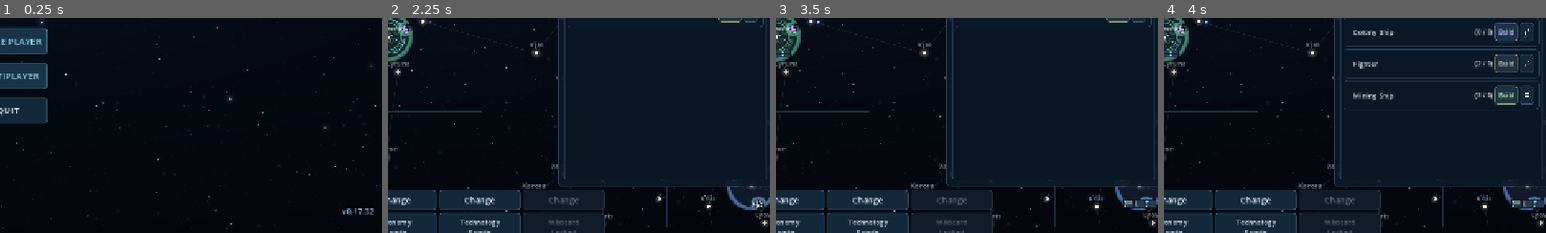
Above: before the commit, frames 1-4 (left to right).
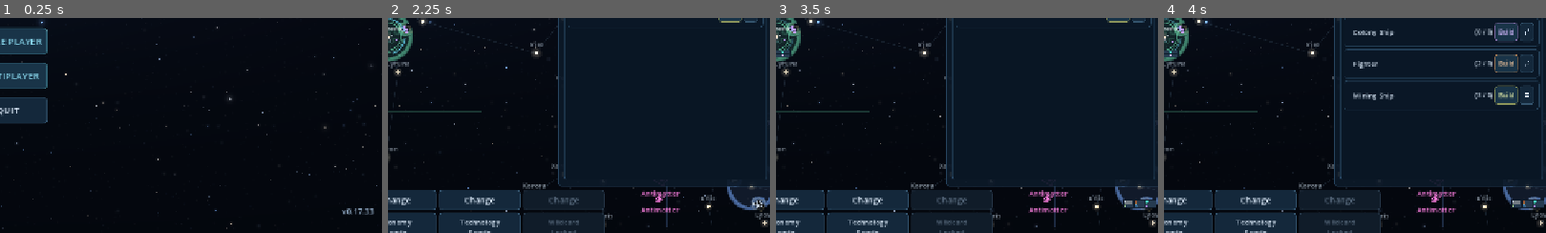
Above: after the commit, the same moments.

Repository: Allumnium/krangblade
Game: Godot game, scene res://scenes/main.tscn
The game is run twice, just before and just after one commit, with the same random seed, the same clock (stepped at 60 frames per second) and the same inputs.
Inputs (mouse positions are % of the whole screen's width and height, from its top left):
- Up to frame 1 (0.25 s): no input
- Up to frame 2 (2.25 s): click "SINGLE PLAYER" at 0.5 s; click (84, 27) at 1.27 s; type "12" at 1.35 s; click "START MATCH" at 2 s
- Up to frame 3 (3.5 s): click "LOGISTICS" at 2.75 s
- Up to frame 4 (4 s): click "Logistics Ship" at 3.5 s
The pictures show only the part of the screen within x 49-99%, y 50-100%; the shares and areas given below are measured in that part.

The runs differ from the first frame. In frame 1, less than 0.1% of the frame differs, in the area x 97-98%, y 89-92%; in frame 2, 0.4%, in the area x 66-77%, y 80-91%; in frame 3, 0.4%; in frame 4, 0.4%.

Commit message:
v0.17.33: Prototype central antimatter extraction

Diff:
--- a/project.godot
+++ b/project.godot
@@ -3,7 +3,7 @@
 
 [application]
 config/name="Warbound"
-config/version="0.17.32"
+config/version="0.17.33"
 run/main_scene="res://scenes/main.tscn"
 config/features=PackedStringArray("4.7", "GL Compatibility")
 config/description="A multiplayer territory-control RTS prototype."
--- a/scripts/economy_rules.gd
+++ b/scripts/economy_rules.gd
@@ -37,6 +37,8 @@
 const START_YEAR: int = 1
 const CARGO_CAPACITY: float = 10.0
 const MINED_RESOURCES = ["Metals", "Crystals"]
+const ANTIMATTER = MAP.ANTIMATTER
+const FIELD_RESOURCES = ["Metals", "Crystals", ANTIMATTER]
 # Provisional per-resource ceilings, independent of unlimited upgrade levels.
 const PLANET_MINING_LIMIT: float = 100.0
 const FIELD_MINING_LIMIT: float = 200.0
@@ -214,7 +216,9 @@
             _survey(state, team, i)
 
 static func mining_policy(state: Dictionary, player: int, index: int) -> Dictionary:
-    return state.get("mining_policies", {}).get(player, {}).get(index, {"enabled": true, "Metals": true, "Crystals": true})
+    var fields: Array = state.get("map", {}).get("fields", [])
+    var special: bool = index >= 0 and index < fields.size() and bool(fields[index].get("antimatter", false))
+    return state.get("mining_policies", {}).get(player, {}).get(index, {"enabled": not special, "Metals": true, "Crystals": true})
 
 static func set_mining_policy(state: Dictionary, player: int, index: int, enabled: bool, metals: bool, crystals: bool) -> bool:
     if not state["teams"].has(player) or index < 0 or index >= (state["map"].get("fields", []) as Array).size() or not discovered(state, player, "fields", index):
@@ -229,6 +233,8 @@
     var policy: Dictionary = mining_policy(state, player, index)
     var resources: Array[String] = []
     if bool(policy["enabled"]):
+        if bool(state["map"]["fields"][index].get("antimatter", false)):
+            return [ANTIMATTER]
         for resource in MINED_RESOURCES:
             if bool(policy[resource]):
                 resources.append(resource)
@@ -239,7 +245,18 @@
     return float(WAREHOUSE_CAPACITIES[clampi(int(p.get("warehouse_level", 0)), 0, 3)])
 
 static func storage_free(p: Dictionary, resource: String) -> float:
-    return maxf(0.0, storage_capacity(p) - float(p["stock"][resource]))
+    return maxf(0.0, storage_capacity(p) - float(p["stock"].get(resource, 0.0)))
+
+static func raw_antimatter_totals(state: Dictionary, player: int) -> Dictionary:
+    var stock: float = 0.0
+    var cargo: float = 0.0
+    for planet in state["planets"]:
+        if int(planet["owner"]) == player:
+            stock += float(planet["stock"].get(ANTIMATTER, 0.0))
+    for ship in state["ships"]:
+        if int(ship["owner"]) == player:
+            cargo += float(ship.get("cargo", {}).get(ANTIMATTER, 0.0))
+    return {"stock": stock, "cargo": cargo}
 
 static func empire_totals(state: Dictionary, player: int) -> Dictionary:
     var stock: Dictionary = empty_stock()
@@ -1051,7 +1068,7 @@
     var total: float = 0.0
     for r in RESOURCES:
         total += float(ship["cargo"][r])
-    return total
+    return total + float(ship["cargo"].get(ANTIMATTER, 0.0))
 
 static func _need(p: Dictionary, resource: String) -> float:
     if not bool(p["thresholds"][resource].get("import", true)):
@@ -1248,10 +1265,10 @@
         _choose_delivery(state, ship, teams, team, cache)
 
 static func field_limit(field: Dictionary, resource: String) -> float:
-    return FIELD_MINING_LIMIT * float(field.get(resource, 0.0)) if MINED_RESOURCES.has(resource) else 0.0
+    return FIELD_MINING_LIMIT * float(field.get(resource, 0.0)) if FIELD_RESOURCES.has(resource) else 0.0
 
 static func field_inventory(field: Dictionary) -> Dictionary:
-    var stock: Dictionary = {"Metals": 0.0, "Crystals": 0.0}
+    var stock: Dictionary = {"Metals": 0.0, "Crystals": 0.0, ANTIMATTER: 0.0}
     for chunk in field.get("chunks", []):
         var resource: String = str(chunk["resource"])
         stock[resource] = float(stock[resource]) + float(chunk["remaining"])
@@ -1445,7 +1462,7 @@
             var resource: String = str(chunk["resource"])
             var free: float = MINER_CAPACITY - _cargo_total(ship)
             var amount: float = minf(free, minf(float(chunk["remaining"]), minf(MINER_RATE * float(field[resource]) * dt, float(budgets[field_index][resource]))))
-            ship["cargo"][resource] = float(ship["cargo"][resource]) + amount
+            ship["cargo"][resource] = float(ship["cargo"].get(resource, 0.0)) + amount
             chunk["remaining"] = maxf(0.0, float(chunk["remaining"]) - amount)
             budgets[field_index][resource] = maxf(0.0, float(budgets[field_index][resource]) - amount)
             if float(chunk["remaining"]) <= EPS:
@@ -1470,9 +1487,11 @@
         _evacuate_civilian(state, ship, teams)
         return
     if int(local["owner"]) == owner:
-        for resource in MINED_RESOURCES:
-            var amount: float = minf(float(ship["cargo"][resource]), storage_free(local, resource))
-            local["stock"][resource] += amount
+        for resource in FIELD_RESOURCES:
+            var amount: float = minf(float(ship["cargo"].get(resource, 0.0)), storage_free(local, resource))
+            if amount <= 0.0:
+                continue
+            local["stock"][resource] = float(local["stock"].get(resource, 0.0)) + amount
             _record_flow(local, "Mining deliveries", resource, amount)
             ship["cargo"][resource] -= amount
     if _cargo_total(ship) <= EPS:
@@ -1480,8 +1499,8 @@
         ship["field"] = -1
         ship["dest"] = -1
         return
-    for resource in MINED_RESOURCES:
-        if float(ship["cargo"][resource]) <= EPS:
+    for resource in FIELD_RESOURCES:
+        if float(ship["cargo"].get(resource, 0.0)) <= EPS:
             continue
         var depot: int = _mining_depot(state, ship, teams, team, here, resource, cache)
         if depot >= 0 and depot != here:
@@ -2994,7 +3013,7 @@
     var cache: Dictionary = {}
     var budgets: Array = []
     for field in state["map"].get("fields", []):
-        budgets.append({"Metals": field_limit(field, "Metals") * dt, "Crystals": field_limit(field, "Crystals") * dt})
+        budgets.append({"Metals": field_limit(field, "Metals") * dt, "Crystals": field_limit(field, "Crystals") * dt, ANTIMATTER: field_limit(field, ANTIMATTER) * dt})
     var combat_graph: Dictionary = military_graph(state)
     if float(state["elapsed"]) >= float(state.get("next_ai", 0.0)) and not state.get("ai_players", []).is_empty():
         state["next_ai"] = float(state["elapsed"]) + AI_INTERVAL
--- a/scripts/match.gd
+++ b/scripts/match.gd
@@ -46,6 +46,7 @@
 var asteroid_cache_seed: int = -1
 var habitation_card: Dictionary = {}
 var population_label: Label
+var raw_antimatter_label: Label
 var population_delta_label: Label
 var zoom: float = 1.0
 var pan: Vector2 = Vector2.ZERO
@@ -384,6 +385,11 @@
     population_row.add_child(population_delta_label)
     production_summary = HUD.section(planet_overview, "Resources")
     _build_production_summary()
+    raw_antimatter_label = _label("", 12)
+    raw_antimatter_label.autowrap_mode = TextServer.AUTOWRAP_OFF
+    raw_antimatter_label.add_theme_color_override("font_color", HUD.COLORS[ECONOMY.ANTIMATTER])
+    production_summary.add_child(raw_antimatter_label)
+    raw_antimatter_label.hide()
     interaction_panel = VBoxContainer.new()
     interaction_panel.add_theme_constant_override("separation", 8)
     body.add_child(interaction_panel)
@@ -1017,11 +1023,11 @@
             _show_cost(card["costs"], ECONOMY._cost("production", level + 1))
 
 func _build_cargo_rows(parent: Container, labels: Dictionary) -> void:
-    for resource in ECONOMY.RESOURCES:
+    for resource in ECONOMY.RESOURCES + [ECONOMY.ANTIMATTER]:
         var row := HBoxContainer.new()
         parent.add_child(row)
         var icon := TextureRect.new()
-        icon.texture = HUD.ICONS[resource]
+        icon.texture = HUD.ICONS.get(resource)
         icon.custom_minimum_size = Vector2(18, 18)
         icon.expand_mode = TextureRect.EXPAND_IGNORE_SIZE
         icon.stretch_mode = TextureRect.STRETCH_KEEP_ASPECT_CENTERED
@@ -1073,10 +1079,13 @@
 
 func _refresh_field_panels(state: Dictionary) -> void:
     var field: Dictionary = state["map"]["fields"][selected_field]
-    ship_title.text = "Asteroid field %02d" % (selected_field + 1)
+    var special: bool = bool(field.get("antimatter", false))
+    ship_title.text = _poi_name(state["planets"].size() + selected_field)
     var stock: Dictionary = ECONOMY.field_inventory(field)
     var total: float = float(stock["Metals"]) + float(stock["Crystals"])
-    if total <= ECONOMY.EPS:
+    if special:
+        ship_detail.text = "Raw antimatter · %s" % _tons(float(stock[ECONOMY.ANTIMATTER])) if float(stock[ECONOMY.ANTIMATTER]) > ECONOMY.EPS else "Depleted"
+    elif total <= ECONOMY.EPS:
         ship_detail.text = "Depleted"
     else:
         var metals: int = roundi(100.0 * float(stock["Metals"]) / total)
@@ -1092,6 +1101,8 @@
     mining_controls.get_parent().show()
     var policy: Dictionary = ECONOMY.mining_policy(state, _me(), selected_field)
     mining_enabled.set_pressed_no_signal(bool(policy["enabled"]))
+    mining_metals.visible = not special
+    mining_crystals.visible = not special
     mining_metals.set_pressed_no_signal(bool(policy["Metals"]))
     mining_crystals.set_pressed_no_signal(bool(policy["Crystals"]))
     mining_metals.disabled = not mining_enabled.button_pressed
@@ -1132,9 +1143,9 @@
     if cargo_capable:
         var cargo_capacity: float = ECONOMY.CARGO_CAPACITY if kind == "ship" else ECONOMY.MINER_CAPACITY
         ship_cargo.get_child(0).text = "Cargo %.1f / %.0f t" % [ECONOMY._cargo_total(ship), cargo_capacity]
-        for resource in ECONOMY.RESOURCES:
+        for resource in ECONOMY.RESOURCES + [ECONOMY.ANTIMATTER]:
             ship_cargo_labels[resource].text = _tons(float(ship["cargo"].get(resource, 0.0)))
-            ship_cargo_labels[resource].get_parent().visible = kind == "ship" or ECONOMY.MINED_RESOURCES.has(resource)
+            ship_cargo_labels[resource].get_parent().visible = kind == "miner" if resource == ECONOMY.ANTIMATTER else kind == "ship" or ECONOMY.MINED_RESOURCES.has(resource)
     fleet_title.text = {"ship": "Logistics", "fighter": "Military", "miner": "Mining", "colony_ship": "Colonization"}.get(kind, "Fleet")
     fleet_detail.visible = kind != "fighter"
     fleet_cargo.get_parent().visible = cargo_capable
@@ -1155,18 +1166,18 @@
             traveling += 1
         elif craft.get("mining_mode", "idle") == "mining":
             working += 1
-        for resource in ECONOMY.RESOURCES:
-            cargo[resource] = float(cargo[resource]) + float(craft["cargo"].get(resource, 0.0))
+        for resource in ECONOMY.RESOURCES + [ECONOMY.ANTIMATTER]:
+            cargo[resource] = float(cargo.get(resource, 0.0)) + float(craft["cargo"].get(resource, 0.0))
     fleet_detail.text = "%d %s\n%d traveling · %d idle" % [total, "ship" if total == 1 else "ships", traveling, total - traveling - working]
     if kind == "miner":
         fleet_detail.text += "\n%d mining" % working
     fleet_detail.tooltip_text = "Your empire"
     if cargo_capable:
-        for resource in ECONOMY.RESOURCES:
-            var amount: float = float(cargo[resource])
+        for resource in ECONOMY.RESOURCES + [ECONOMY.ANTIMATTER]:
+            var amount: float = float(cargo.get(resource, 0.0))
             fleet_cargo_labels[resource].text = _tons(amount)
             fleet_cargo_labels[resource].tooltip_text = "%.1f t" % amount
-            fleet_cargo_labels[resource].get_parent().visible = kind == "ship" or ECONOMY.MINED_RESOURCES.has(resource)
+            fleet_cargo_labels[resource].get_parent().visible = kind == "miner" if resource == ECONOMY.ANTIMATTER else kind == "ship" or ECONOMY.MINED_RESOURCES.has(resource)
 
 func _build_lens_buttons() -> void:
     var lens_row := HBoxContainer.new()
@@ -1886,6 +1897,7 @@
     ship_button.disabled = true
     if p.is_empty():
         info.text = "Select a system."
+        raw_antimatter_label.hide()
         system_owner_label.text = ""
         population_label.text = ""
         population_delta_label.text = ""
@@ -1913,6 +1925,10 @@
         production_values[resource]["rate"].text = _tons(annual, 1, true)
         production_values[resource]["rate"].tooltip_text = "Production %.2f t/yr · Consumption %.2f t/yr · Net %.2f t/yr" % [ECONOMY.rate(p, resource), ECONOMY.consumption(p, resource), annual]
     var population: float = float(p["population"])
+    var raw: float = float(p["stock"].get(ECONOMY.ANTIMATTER, 0.0))
+    raw_antimatter_label.visible = raw > ECONOMY.EPS
+    raw_antimatter_label.text = "Raw antimatter · %s" % _tons(raw)
+    raw_antimatter_label.tooltip_text = "%.1f t stored locally" % raw
     population_label.text = "%s" % _compact_amount(population)
     var change: float = float(p.get("demographic_rate", ECONOMY.population_growth(p))) - float(p.get("crew_rate", 0.0))
     population_delta_label.text = "(%s%s/yr)" % ["+" if change >= 0.0 else "-", _compact_amount(absf(change))]
@@ -2615,7 +2631,11 @@
 
 func _poi_name(node: int) -> String:
     var count: int = (_state().get("planets", []) as Array).size()
-    return _system_name(node) if node < count else "Asteroid field %02d" % (node - count + 1)
+    if node < count:
+        return _system_name(node)
+    var index: int = node - count
+    var fields: Array = _state().get("map", {}).get("fields", [])
+    return ("Antimatter deposit %02d" if index < fields.size() and bool(fields[index].get("antimatter", false)) else "Asteroid field %02d") % (index + 1)
 
 func _ship_position(ship: Dictionary, _points: Array) -> Vector2:
     if ship.has("position"):
@@ -2940,9 +2960,13 @@
         for vertex in field["outline"]:
             boundary.append(_screen_point(vertex))
         if not boundary.is_empty():
-            map_canvas.draw_colored_polygon(boundary, Color("#7b796512"))
+            var special: bool = bool(field.get("antimatter", false))
+            var edge_tint: Color = HUD.COLORS[ECONOMY.ANTIMATTER] if special else Color("#b9ac77")
+            map_canvas.draw_colored_polygon(boundary, Color(edge_tint, 0.09))
             boundary.append(boundary[0])
-            map_canvas.draw_polyline(boundary, HUD.ACCENT if selected_field == field_index else Color("#b9ac7740"), 1.5, true)
+            map_canvas.draw_polyline(boundary, HUD.ACCENT if selected_field == field_index else Color(edge_tint, 0.8 if special else 0.25), 1.5, true)
+            if special:
+                map_canvas.draw_string(font, center + Vector2(-60, float(field["radius"]) * render_scale + 14.0), "Antimatter", HORIZONTAL_ALIGNMENT_CENTER, 120, 12, edge_tint)
         for chunk in field["chunks"]:
             var rock_pos: Vector2 = _screen_point(chunk["position"])
             if not viewport_bounds.grow(maxf(4.0, float(chunk["radius"]) * render_scale * 2.0)).has_point(rock_pos):
--- a/scripts/planet_map.gd
+++ b/scripts/planet_map.gd
@@ -6,6 +6,7 @@
 const LONGEST_LINK_YEARS: float = 100.0
 const MAX_CONNECTIONS: int = 3
 const EXTRA_LINK_CHANCE: float = 0.35
+const ANTIMATTER := "Raw antimatter"
 
 static func generate(seed_value: int, player_count: int = 3) -> Dictionary:
     var rng := RandomNumberGenerator.new()
@@ -169,6 +170,20 @@
         field["position"] = (field["position"] as Vector2) * distance_scale
         field["radius"] = float(field["radius"]) * distance_scale
         _populate_field(field, rng)
+    # Reclassify the innermost obstacle fields after generation so the
+    # existing safe lane geometry, access points and seed remain unchanged.
+    var inner: Array = fields.duplicate()
+    var galaxy_center: Vector2 = bounds * distance_scale * 0.5
+    inner.sort_custom(func(a: Dictionary, b: Dictionary) -> bool:
+        return (a["position"] as Vector2).distance_squared_to(galaxy_center) < (b["position"] as Vector2).distance_squared_to(galaxy_center))
+    for i in range(mini(inner.size(), 1 if player_count <= 2 else 2)):
+        var field: Dictionary = inner[i]
+        field["antimatter"] = true
+        field["Metals"] = 0.0
+        field["Crystals"] = 0.0
+        field[ANTIMATTER] = 1.0
+        for chunk in field["chunks"]:
+            chunk["resource"] = ANTIMATTER
     return {"seed": seed_value, "names": system_names(seed_value, points.size()), "points": points, "edges": edges, "clusters": clusters, "fields": fields, "size": bounds * distance_scale, "cluster_sizes": sizes, "player_count": player_count, "max_junctions": max_junctions}
 
 static func system_names(seed_value: int, count: int) -> Array[String]:
--- a/scripts/ui_theme.gd
+++ b/scripts/ui_theme.gd
@@ -6,7 +6,7 @@
 const COLORS = {
     "Metals": Color("#c1cedc"), "Plastics": Color("#f6a45b"),
     "Textiles": Color("#48d6c1"), "Organics": Color("#8ed779"),
-    "Tech": Color("#5dbdff"), "Crystals": Color("#c8a2ff")
+    "Tech": Color("#5dbdff"), "Crystals": Color("#c8a2ff"), "Raw antimatter": Color("#f279d7")
 }
 const ICONS = {
     "Metals": preload("res://assets/ui/metals.svg"),
--- a/tests/economy_rules_test.gd
+++ b/tests/economy_rules_test.gd
@@ -34,6 +34,7 @@
     _test_conquest()
     _test_conquest_resistance_and_evacuation()
     _test_match_elimination()
+    _test_antimatter_extraction()
     _test_economy_policies()
     assert(is_equal_approx(ECON.habitation_capacity({"size_factor": 1.0}), 5000000.0))
     assert(is_equal_approx(ECON.habitation_capacity({"size_factor": 1.5, "habitation_level": 1}), 15000000.0))
@@ -102,7 +103,7 @@
             assert(not MAP.blocked(cluster_points[edge[0]], cluster_points[edge[1]], clustered["fields"]))
         for field in clustered["fields"]:
             var ore: Dictionary = ECON.field_inventory(field)
-            for resource in ECON.MINED_RESOURCES:
+            for resource in ECON.FIELD_RESOURCES:
                 assert(ECON.field_limit(field, resource) > ECON.PLANET_MINING_LIMIT if float(ore[resource]) > 0.0 else is_zero_approx(ECON.field_limit(field, resource)))
             assert(ECON.field_limit(field, "Organics") == 0.0)
             assert(field["outline"].size() == 12)
@@ -111,7 +112,8 @@
             for chunk in field["chunks"]:
                 assert(not chunk_ids.has(chunk["id"]))
                 chunk_ids[chunk["id"]] = true
-                assert(ECON.MINED_RESOURCES.has(chunk["resource"]))
+                assert(ECON.FIELD_RESOURCES.has(chunk["resource"]))
+                assert((chunk["resource"] == ECON.ANTIMATTER) == bool(field.get("antimatter", false)))
                 assert(float(chunk["remaining"]) > 0.0)
                 assert((field["position"] as Vector2).distance_to(chunk["position"]) + float(chunk["radius"]) < float(field["radius"]))
         assert(bridge_distance / bridges > local_distance / locals)
@@ -1755,6 +1757,61 @@
     assert((freighter["position"] as Vector2).x > before.x)
     print("PASS: planetary defense resistance and simultaneous destruction, safe cargo-preserving conquest reroute")
 
+func _test_antimatter_extraction() -> void:
+    for player_count in range(1, 9):
+        var galaxy: Dictionary = MAP.generate(7021, player_count)
+        var center: Vector2 = galaxy["size"] * 0.5
+        var furthest_special: float = 0.0
+        var nearest_ordinary: float = INF
+        var special_count: int = 0
+        for field in galaxy["fields"]:
+            var distance: float = center.distance_to(field["position"])
+            if bool(field.get("antimatter", false)):
+                special_count += 1
+                furthest_special = maxf(furthest_special, distance)
+                assert(ECON.field_inventory(field)[ECON.ANTIMATTER] > 0.0)
+                assert(ECON.field_inventory(field)["Metals"] == 0.0)
+                assert(ECON.field_inventory(field)["Crystals"] == 0.0)
+            else:
+                nearest_ordinary = minf(nearest_ordinary, distance)
+                assert(ECON.field_inventory(field)[ECON.ANTIMATTER] == 0.0)
+        assert(special_count == (1 if player_count <= 2 else 2))
+        assert(furthest_special <= nearest_ordinary)
+    var map_data: Dictionary = MAP.generate(7021, 2)
+    var points: Array = map_data["points"]
+    var deposit: Vector2 = points[0] + Vector2(400.0, 0.0)
+    map_data["fields"] = [{"anchor": 0, "position": deposit, "radius": 50.0, "antimatter": true,
+        "Metals": 0.0, "Crystals": 0.0, ECON.ANTIMATTER: 1.0,
+        "chunks": [{"id": 0, "position": deposit, "resource": ECON.ANTIMATTER, "remaining": 30.0}]}]
+    var state: Dictionary = ECON.create(map_data, {1: {"team": 1}, 2: {"team": 2}}, [1, 2], false)
+    var home: Dictionary = state["planets"][0]
+    ECON._finish(state, 0, home, {"id": 900, "kind": "miner"})
+    var miner: Dictionary = state["ships"][0]
+    assert(not ECON.mining_policy(state, 1, 0)["enabled"])
+    assert(not ECON.set_mining_policy(state, 3, 0, true, false, false))
+    ECON.step(state, 1.0)
+    assert(miner["mining_mode"] == "idle")
+    assert(ECON.set_mining_policy(state, 1, 0, true, false, false))
+    var loaded: bool = false
+    for tick in range(200):
+        ECON.step(state, 0.5)
+        var totals: Dictionary = ECON.raw_antimatter_totals(state, 1)
+        var remaining: float = ECON.field_inventory(map_data["fields"][0])[ECON.ANTIMATTER]
+        assert(is_equal_approx(remaining + float(totals["stock"]) + float(totals["cargo"]), 30.0))
+        if float(totals["cargo"]) > ECON.EPS:
+            loaded = true
+            assert(totals["stock"] == 0.0)
+            assert(ECON._cargo_total(miner) <= ECON.MINER_CAPACITY)
+        if float(totals["stock"]) >= 30.0 - ECON.EPS:
+            assert(miner["position"] == points[0])
+            break
+    assert(loaded and is_equal_approx(float(home["stock"][ECON.ANTIMATTER]), 30.0))
+    assert(ECON.raw_antimatter_totals(bytes_to_var(var_to_bytes(state)), 1)["stock"] == 30.0)
+    ECON._capture_system(state, 0, 2)
+    assert(ECON.raw_antimatter_totals(state, 1)["stock"] == 0.0)
+    assert(ECON.raw_antimatter_totals(state, 2)["stock"] == 30.0)
+    print("PASS: central antimatter generation, opt-in extraction, physical delivery, conservation and capture")
+
 func _test_match_elimination() -> void:
     var state: Dictionary = ECON.create(MAP.generate(827, 3), {1: {"team": 1}, 2: {"team": 2}, 3: {"team": 2}}, [1, 2, 3], false)
     state["planets"][1]["owner"] = 1
--- a/tests/network_smoke.gd
+++ b/tests/network_smoke.gd
@@ -264,6 +264,9 @@
     session.call("request_continuous", home_index, "production:Organics", true)
     session.call("request_continuous", home_index, "yard_upgrade:0", true)
     session.call("request_mining_policy", 0, true, false, true)
+    for index in range(session.get("economy")["map"]["fields"].size()):
+        if bool(session.get("economy")["map"]["fields"][index].get("antimatter", false)):
+            session.call("request_mining_policy", index, true, false, true)
     session.call("request_operation", home_index, "yard", "3") # invalid gap
     session.call("request_operation", home_index, "yard", "2")
     session.call("request_operation", home_index, "yard", "3")
@@ -319,6 +322,17 @@
             var thresholds: Dictionary = system["thresholds"]["Metals"]
             var flags: Dictionary = system["continuous"]
             var policy: Dictionary = ECON.mining_policy(state, owner, 0)
+            var raw_policy_ok: bool = false
+            var raw_fields: int = 0
+            for field_index in range(state["map"]["fields"].size()):
+                var field: Dictionary = state["map"]["fields"][field_index]
+                if bool(field.get("antimatter", false)):
+                    raw_fields += 1
+                    var raw_policy: Dictionary = ECON.mining_policy(state, owner, field_index)
+                    if not raw_policy["enabled"]:
+                        raw_fields = -1
+                        break
+            raw_policy_ok = raw_fields > 0
             var ship_progress: bool = false
             var fighter_pending: bool = false
             var upgrade_pending: bool = false
@@ -387,6 +401,7 @@
                 "20": ship_progress,
                 "21": ECON.shipyard_count(system) == 3,
                 "22": policy["enabled"],
+                "raw_policy": raw_policy_ok,
                 "23": not policy["Metals"],
                 "24": policy["Crystals"]
             }
Not shown, changed: THOUGHTS.md
Not shown, changed: TODO.md
